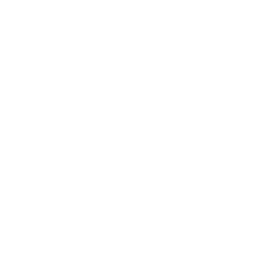
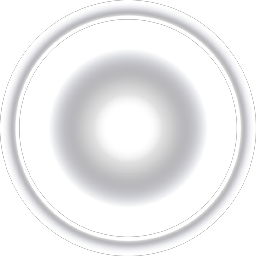
Before/after of a 256×256 layered artwork. What changed in the layer stack:
added layer "BallIndicatorV6_Main" above "Capa 1" over [0, 0, 256, 256]
hid "Capa 1" over [0, 0, 256, 256]
